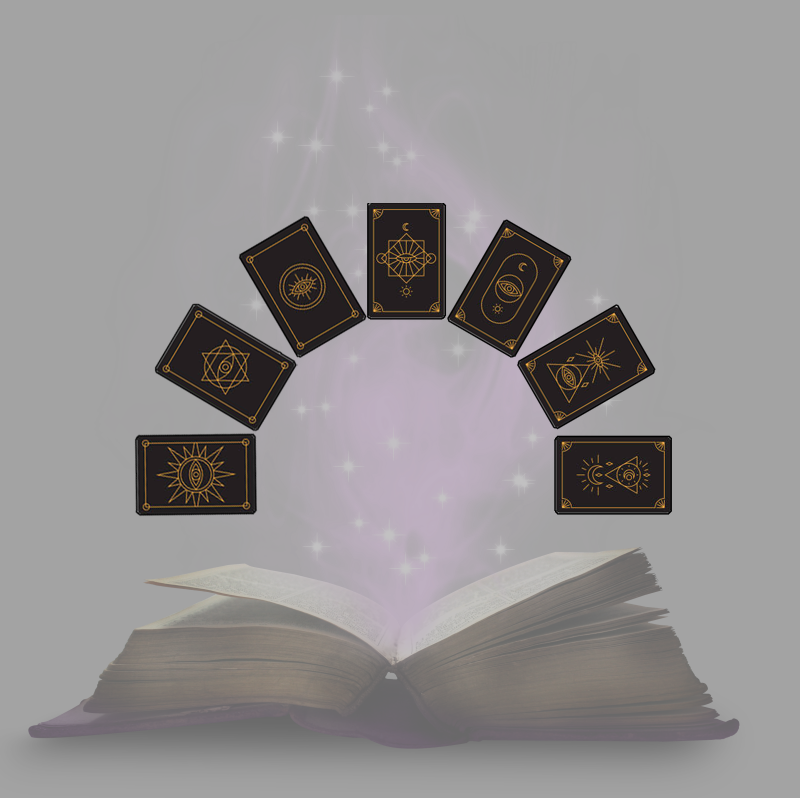
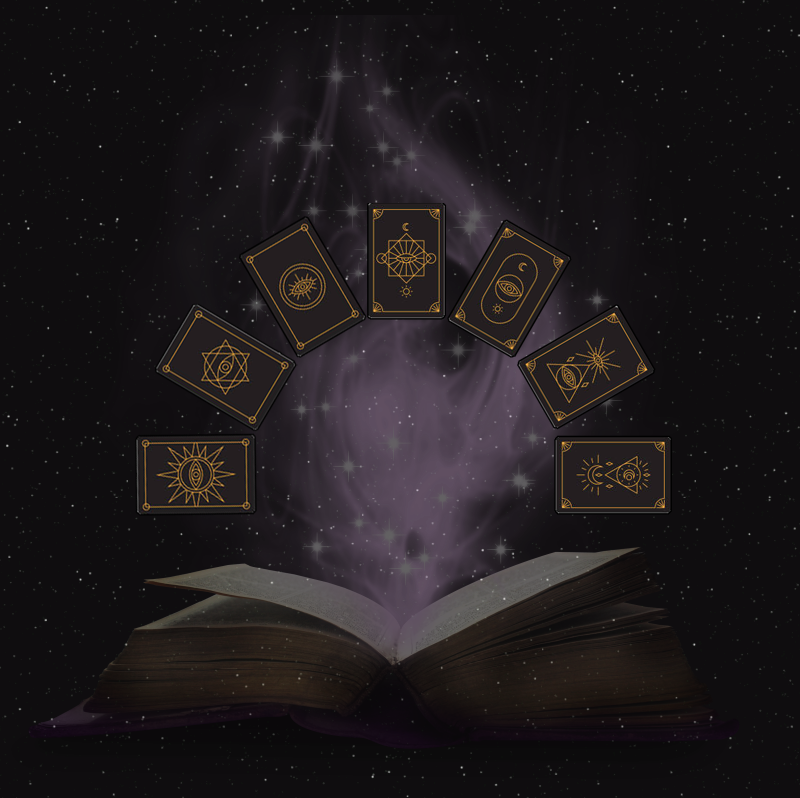
Layered file, before and after one edit (800x798). Changes by layer:
added layer "레이어 6 복사 3" (90%) above "레이어 5" over [0, 0, 800, 798]
"레이어 5": opacity 60% → 90% over [0, 0, 800, 798]
